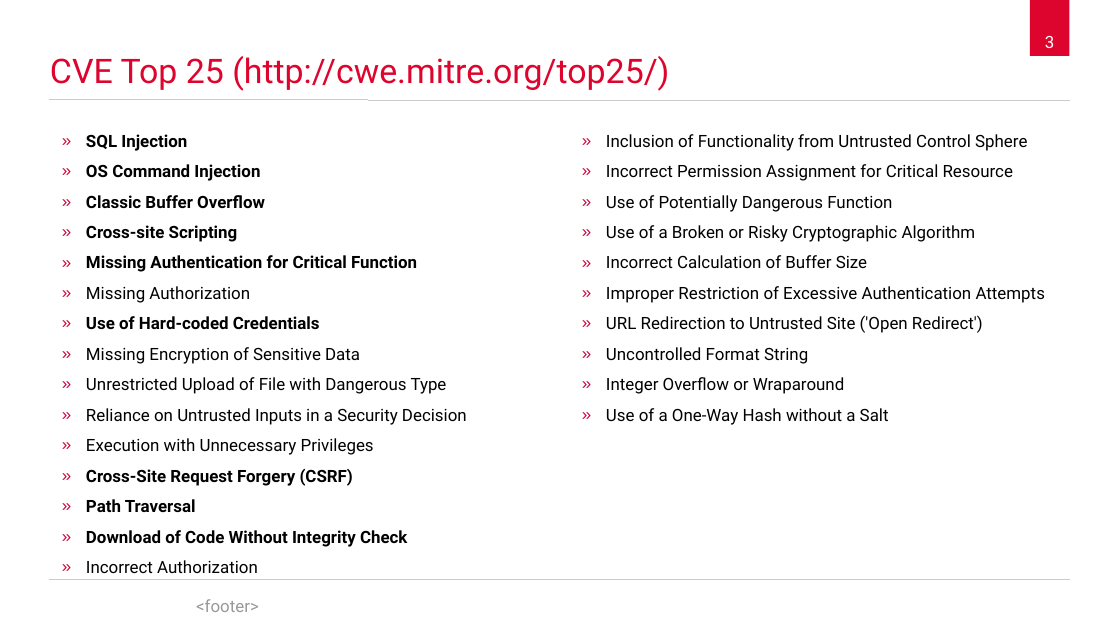
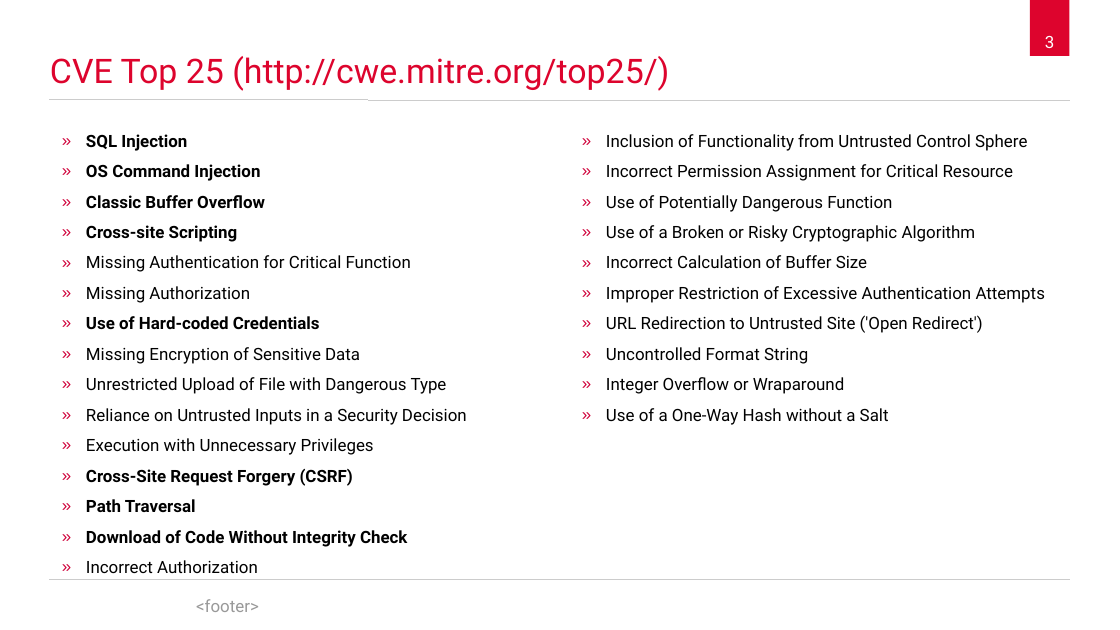
Before and after one commit to spaceone/presentations, a slide deck: slide 3 of die-bekanntesten-sicherheitsluecken/2017-11-21-Azubi-wissenstransfer-bekannte-sicherheitsluecken.odp. Drawn at 1120x630 pixels with LibreOffice and Linux fonts; fonts in the diff are those of the drawing; background and template pictures are left out. Boxes give left, top, right and bottom in pixels: in the first picture for what was removed or moved away, otherwise in the second. Text is boxed around its words. In the diff, an @@ line names an element or a change of style, - is before the commit and + after.

```diff
--- a/die-bekanntesten-sicherheitsluecken/2017-11-21-Azubi-wissenstransfer-bekannte-sicherheitsluecken.odp
+++ b/die-bekanntesten-sicherheitsluecken/2017-11-21-Azubi-wissenstransfer-bekannte-sicherheitsluecken.odp
@@ text at (x1=86, y1=255, x2=411, y2=272): bold off in "Missing Authentication for Critical Function" @@
```
Also in this commit, not shown: 7 other slides changed, 1 slide removed.
